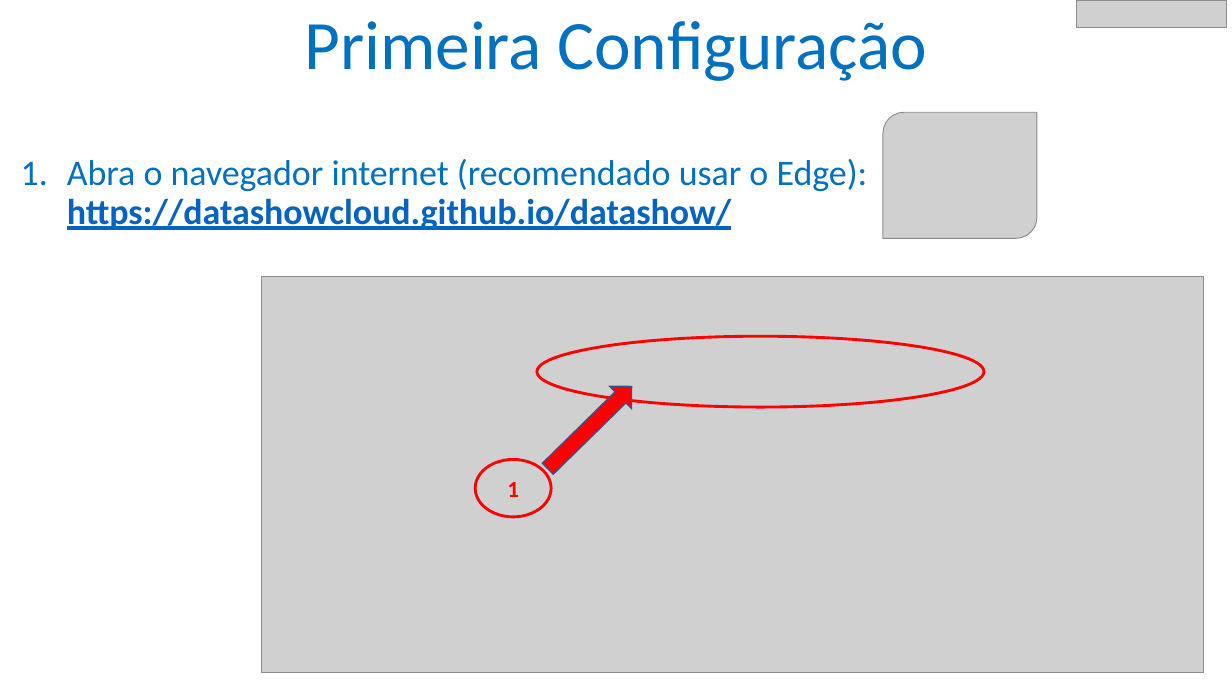
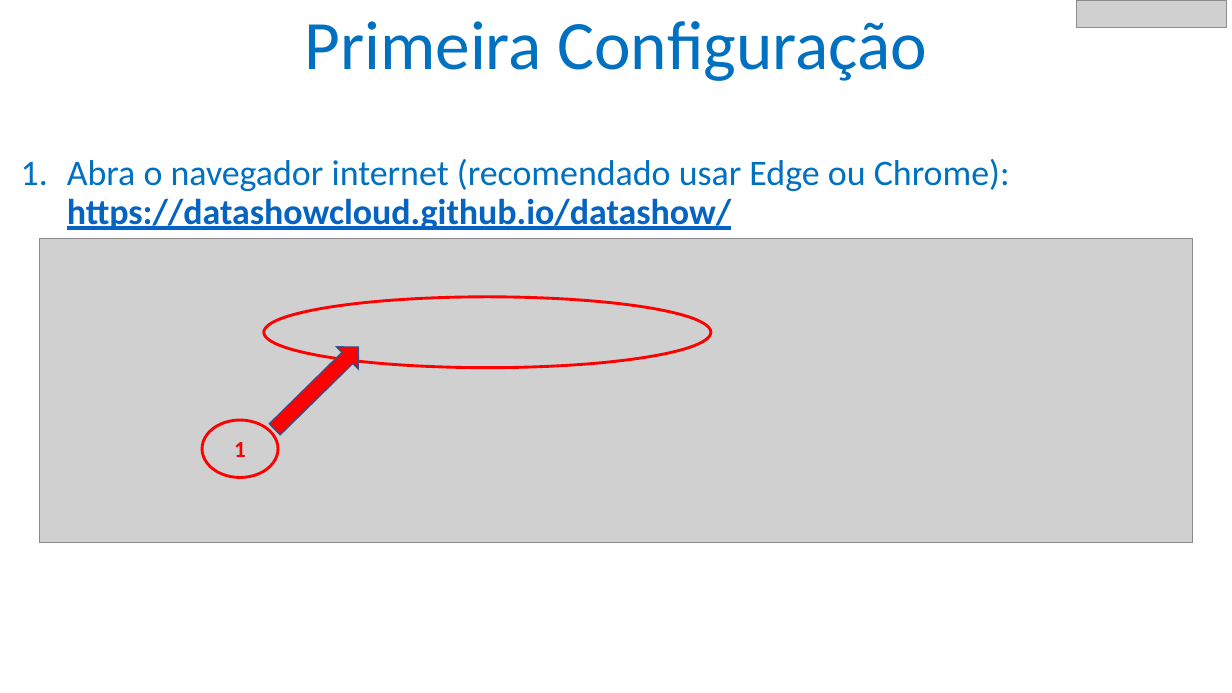
Before and after one commit to datashowcloud/datashow, a slide deck: slide 1 of help/help.pptx. Drawn at 1232x693 pixels with LibreOffice and Linux fonts; fonts in the diff are those of the drawing; grey boxes stand for pictures. Boxes give left, top, right and bottom in pixels: in the first picture for what was removed or moved away, otherwise in the second. Text is boxed around its words. In the diff, an @@ line names an element or a change of style, - is before the commit and + after.

```diff
--- a/help/help.pptx
+++ b/help/help.pptx
@@ picture removed at (884,113,1038,238) @@
@@ text at (67,159,1010,230): text changed @@
-1. Abra o navegador internet (recomendado usar o Edge): https://datashowcloud.github.io/datashow/
+1. Abra o navegador internet (recomendado usar Edge ou Chrome): https://datashowcloud.github.io/datashow/
@@ picture: place and size @@
-picture at (262,277,1204,673)
+picture at (40,238,1193,543)
@@ 2 ellipses, 1 right arrow: place and size @@
-2 ellipses, 1 right arrow at (475,336,984,517)
+2 ellipses, 1 right arrow at (202,297,712,478)
```
Also in this commit, not shown: 1 other slide changed, 2 other files.
